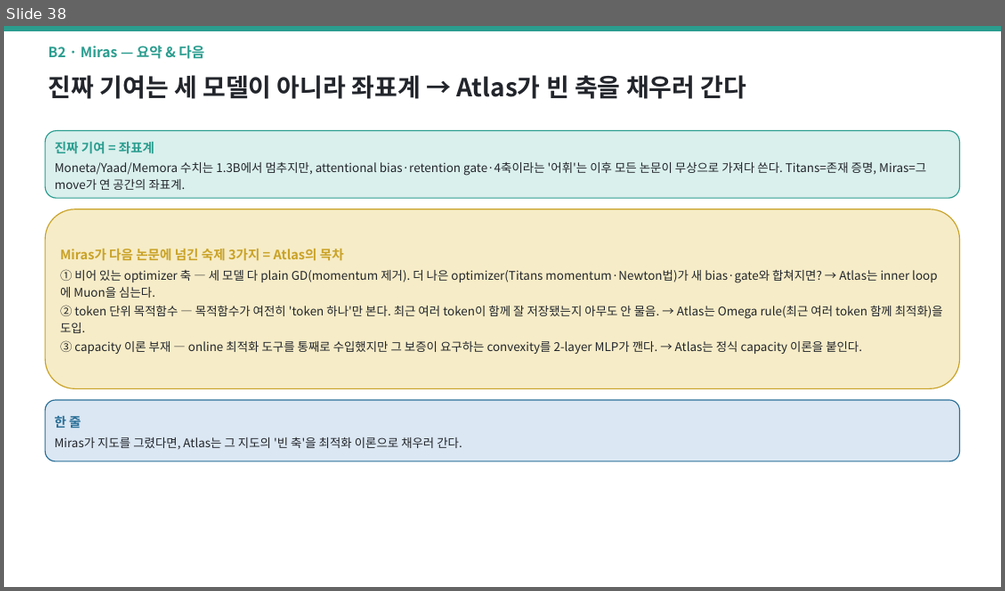
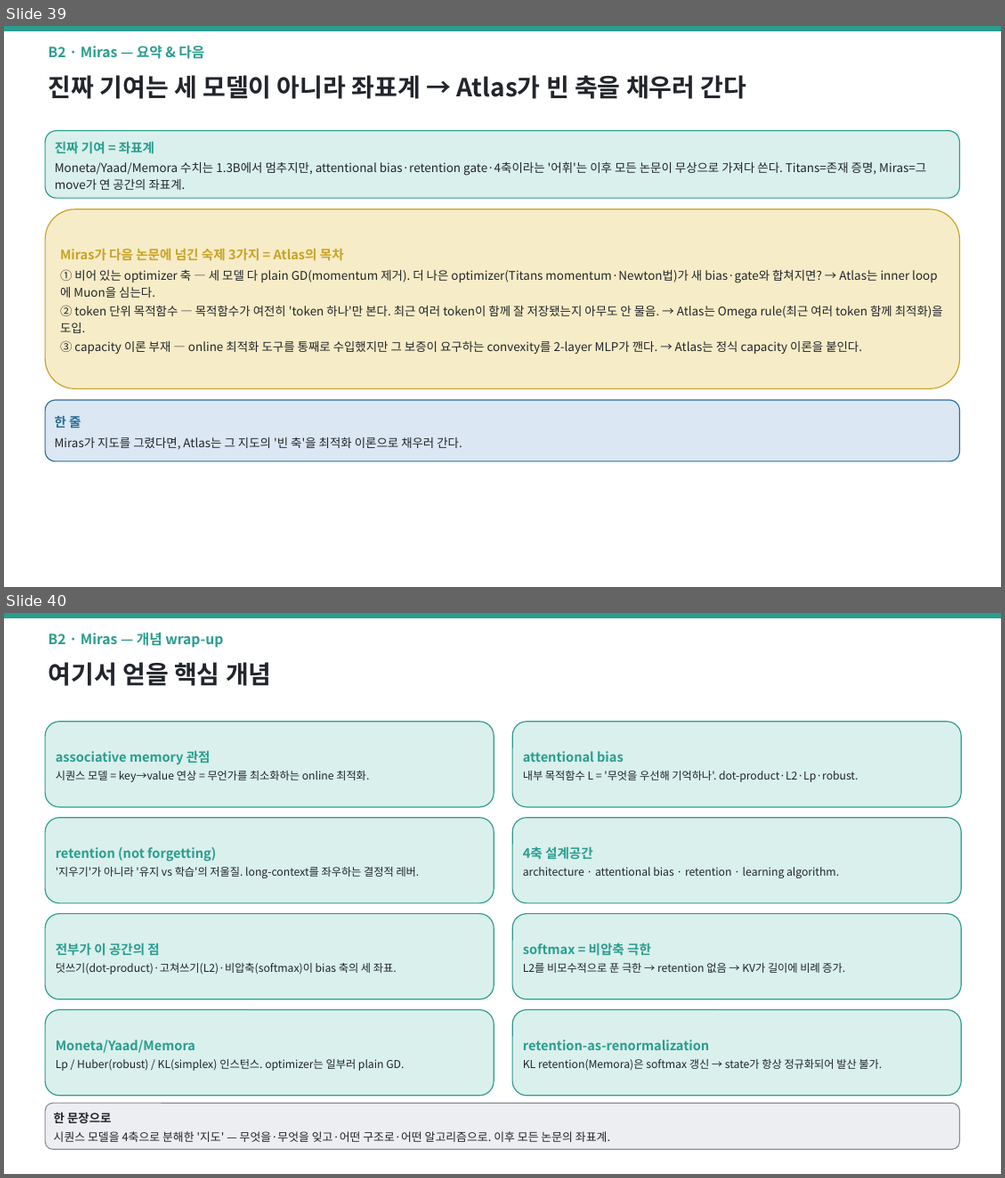
Before and after one commit to jimmylegendary/neural-memory-study, a slide deck: seminar/TTT-seminar.pptx. Shown one above the other, each under a label of ours: slide 38 before the commit, slides 39 and 40 after it. The pictures are 1005x591 and 1005x1178 pixels, drawn with LibreOffice and Linux fonts; fonts in the diff are those of the drawing. Boxes give left, top, right and bottom in pixels: in the first picture for what was removed or moved away, otherwise in the second. Text is boxed around its words. In the diff, an @@ line names an element or a change of style, - is before the commit and + after.

```diff
--- a/seminar/TTT-seminar.pptx
+++ b/seminar/TTT-seminar.pptx
@@ slide 40 added at (4, 613, 1001, 1174), background #FFFFFF @@
@@ rectangle added at (4, 613, 1001, 617), fill #2A9D8F, outline #2A9D8F 1 pt @@
@@ text added at (48, 633, 223, 648), 13.5 pt, text #2A9D8F, bold @@
+B2 · Miras — 개념 wrap-up
@@ text added at (48, 662, 272, 686), 24 pt, text #22252B, bold @@
+여기서 얻을 핵심 개념
@@ rounded rectangle added at (45, 722, 494, 807), fill #DAF0ED, outline #2A9D8F 1 pt, 10.5 pt, text #22252B @@
+associative memory 관점
+시퀀스 모델 = key→value 연상 = 무언가를 최소화하는 online 최적화.
@@ rounded rectangle added at (512, 722, 961, 807), fill #DAF0ED, outline #2A9D8F 1 pt, 10.5 pt, text #22252B @@
+attentional bias
+내부 목적함수 L = '무엇을 우선해 기억하나'. dot-product·L2·Lp·robust.
@@ rounded rectangle added at (45, 817, 494, 903), fill #DAF0ED, outline #2A9D8F 1 pt, 10.5 pt, text #22252B @@
+retention (not forgetting)
+'지우기'가 아니라 '유지 vs 학습'의 저울질. long-context를 좌우하는 결정적 레버.
@@ rounded rectangle added at (512, 817, 961, 903), fill #DAF0ED, outline #2A9D8F 1 pt, 10.5 pt, text #22252B @@
+4축 설계공간
+architecture · attentional bias · retention · learning algorithm.
@@ rounded rectangle added at (45, 914, 494, 999), fill #DAF0ED, outline #2A9D8F 1 pt, 10.5 pt, text #22252B @@
+전부가 이 공간의 점
+덧쓰기(dot-product)·고쳐쓰기(L2)·비압축(softmax)이 bias 축의 세 좌표.
@@ rounded rectangle added at (512, 914, 961, 999), fill #DAF0ED, outline #2A9D8F 1 pt, 10.5 pt, text #22252B @@
+softmax = 비압축 극한
+L2를 비모수적으로 푼 극한 → retention 없음 → KV가 길이에 비례 증가.
@@ rounded rectangle added at (45, 1009, 494, 1095), fill #DAF0ED, outline #2A9D8F 1 pt, 10.5 pt, text #22252B @@
+Moneta/Yaad/Memora
+Lp / Huber(robust) / KL(simplex) 인스턴스. optimizer는 일부러 plain GD.
@@ rounded rectangle added at (512, 1009, 961, 1095), fill #DAF0ED, outline #2A9D8F 1 pt, 10.5 pt, text #22252B @@
+retention-as-renormalization
+KL retention(Memora)은 softmax 갱신 → state가 항상 정규화되어 발산 불가.
@@ rounded rectangle added at (45, 1103, 960, 1149), fill #ECEEF1, outline #8A8F98 1 pt, 11 pt, text #22252B @@
+한 문장으로
+시퀀스 모델을 4축으로 분해한 '지도' — 무엇을·무엇을 잊고·어떤 구조로·어떤 알고리즘으로. 이후 모든 논문의 좌표계.
@@ what was slide 38 is now slide 39 @@
```
Also in this commit, not shown: 5 other slides added, 2 other files.
